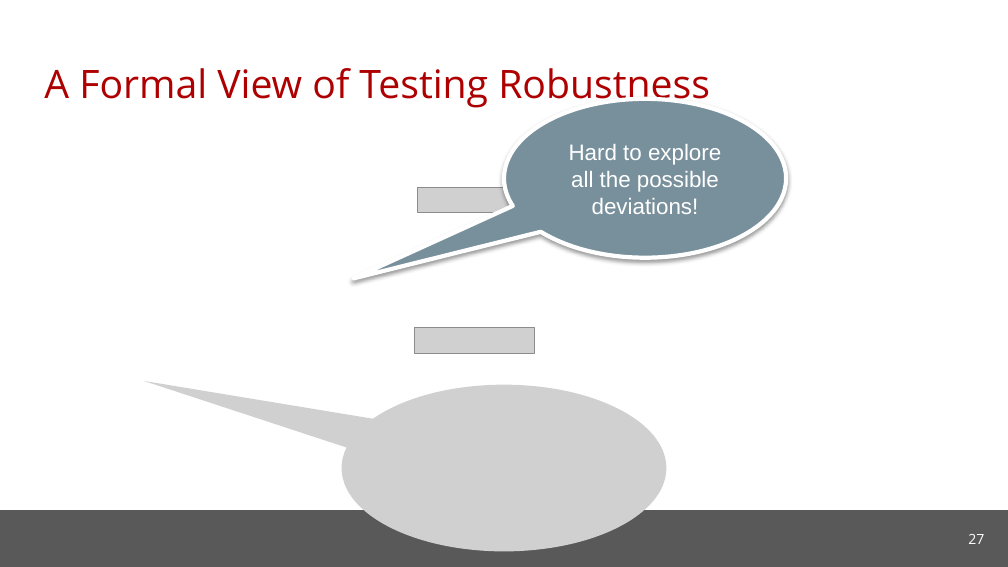
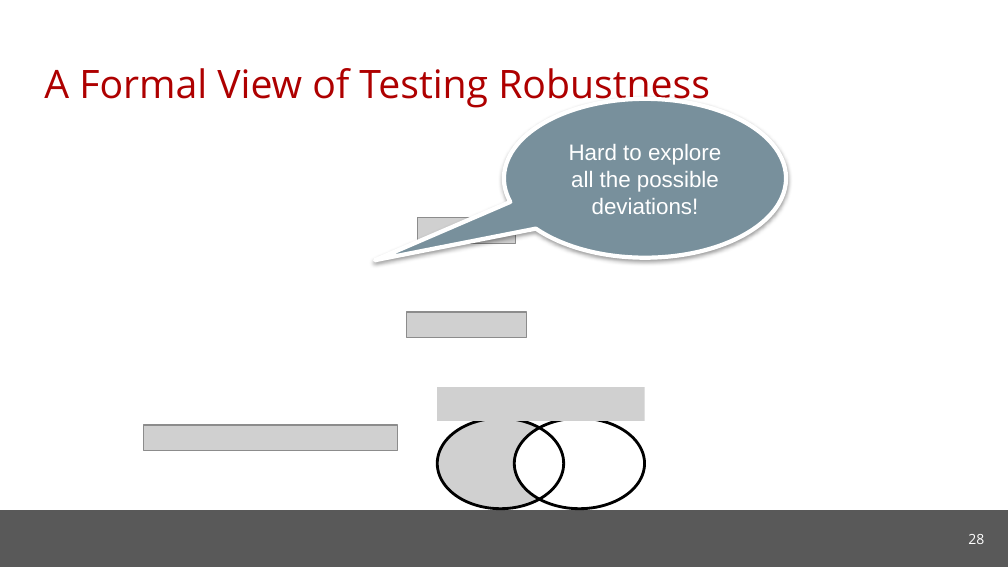
Before and after one commit to cmu-soda/Robustness, a slide deck: slide 28 of Robustness-SSSG.pptx (slide 27 before the commit). Drawn at 1008x567 pixels with LibreOffice and Linux fonts; fonts in the diff are those of the drawing; grey boxes stand for pictures; background and template pictures are left out. Boxes give left, top, right and bottom in pixels: in the first picture for what was removed or moved away, otherwise in the second. Text is boxed around its words. In the diff, an @@ line names an element or a change of style, - is before the commit and + after.

```diff
--- a/Robustness-SSSG.pptx
+++ b/Robustness-SSSG.pptx
@@ speech bubble "Hard to explore all the ..." at <box>504,99,786,258</box>: proportions changed @@
@@ picture: place and size @@
-picture at <box>418,187,516,213</box>
+picture at <box>418,218,516,243</box>
@@ picture: place and size @@
-picture at <box>414,328,534,353</box>
+picture at <box>407,312,527,338</box>
@@ picture removed at <box>342,385,666,551</box> @@
@@ group added at <box>437,387,645,509</box>: 2 pictures, 2 ellipses @@
@@ picture: place and size @@
-picture at <box>350,447,603,472</box>
+picture at <box>144,425,397,451</box>
@@ page number at <box>968,534,984,544</box>: text changed @@
-27
+28
```
Also in this commit, not shown: 18 other slides changed, 9 slides added, 13 slides removed.
